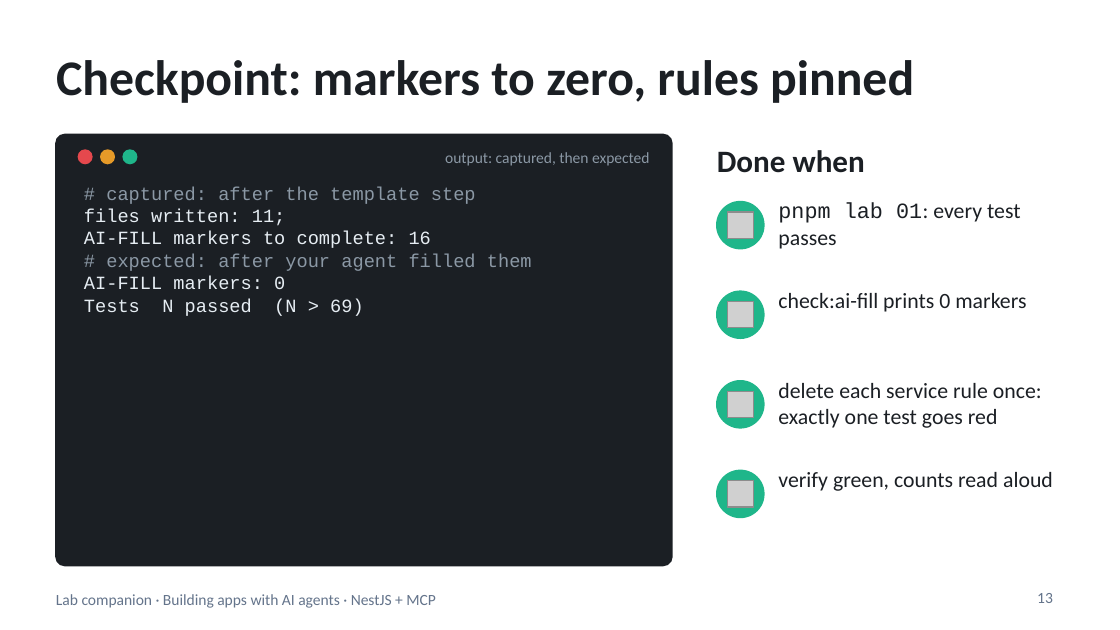
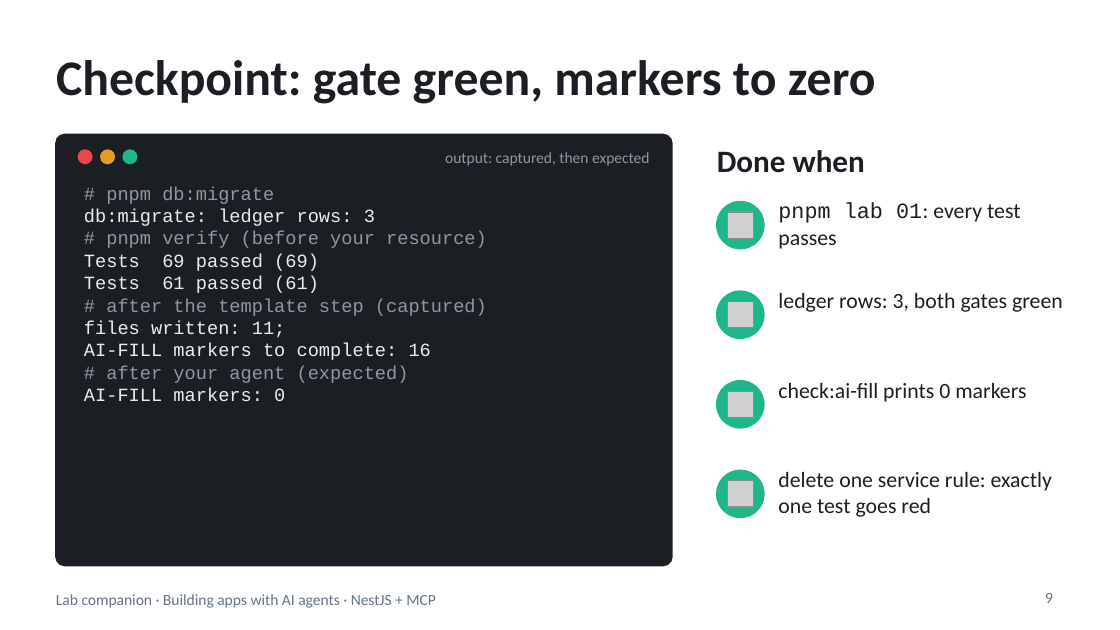
Before and after one commit to blazaga/ai-training-modules, a slide deck: slide 9 of docs/ai-agent-training/slides/lab-companion.pptx (slide 13 before the commit). Drawn at 1120x630 pixels with LibreOffice and Linux fonts; fonts in the diff are those of the drawing; grey boxes stand for pictures. Boxes give left, top, right and bottom in pixels: in the first picture for what was removed or moved away, otherwise in the second. Text is boxed around its words. In the diff, an @@ line names an element or a change of style, - is before the commit and + after.

```diff
--- a/docs/ai-agent-training/slides/lab-companion.pptx
+++ b/docs/ai-agent-training/slides/lab-companion.pptx
@@ title at [56,60,876,104]: text changed @@
-Checkpoint: markers to zero, rules pinned
+Checkpoint: gate green, markers to zero
@@ text at [84,187,487,316]: text changed @@
-# captured: after the template step
+# pnpm db:migrate
+db:migrate: ledger rows: 3
+# pnpm verify (before your resource)
+Tests 69 passed (69)
+Tests 61 passed (61)
+# after the template step (captured)
@@ text at [84,299,364,316]: paragraph removed @@
-Tests N passed (N > 69)
@@ text added at [778,293,1063,312], 14 pt, text #1B1F24 @@
+ledger rows: 3, both gates green
@@ text at [106,366,409,383]: text changed @@
-# expected: after your agent filled them
+# after your agent (expected)
@@ text "check:ai-fill prints 0 markers": place and size @@
-text "check:ai-fill prints 0 markers" at [778,293,1026,312]
+text "check:ai-fill prints 0 markers" at [778,383,1026,402]
@@ text removed at [778,383,1042,428] @@
-delete each service rule once: exactly one test goes red
@@ text at [778,472,1052,517]: text changed @@
-verify green, counts read aloud
+delete one service rule: exactly one test goes red
@@ page number at [1045,593,1053,603]: text changed @@
-13
+9
```
Also in this commit, not shown: 28 other slides changed, 16 slides removed, 18 other files.
